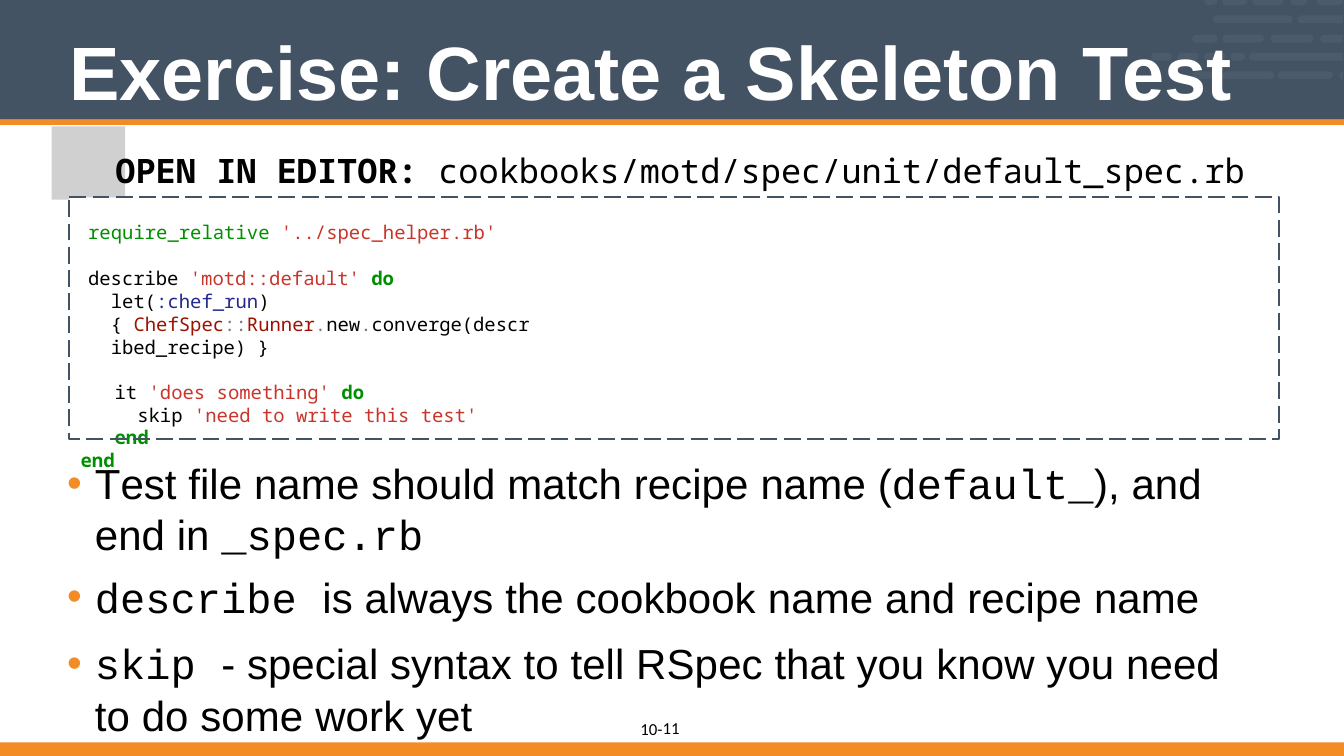
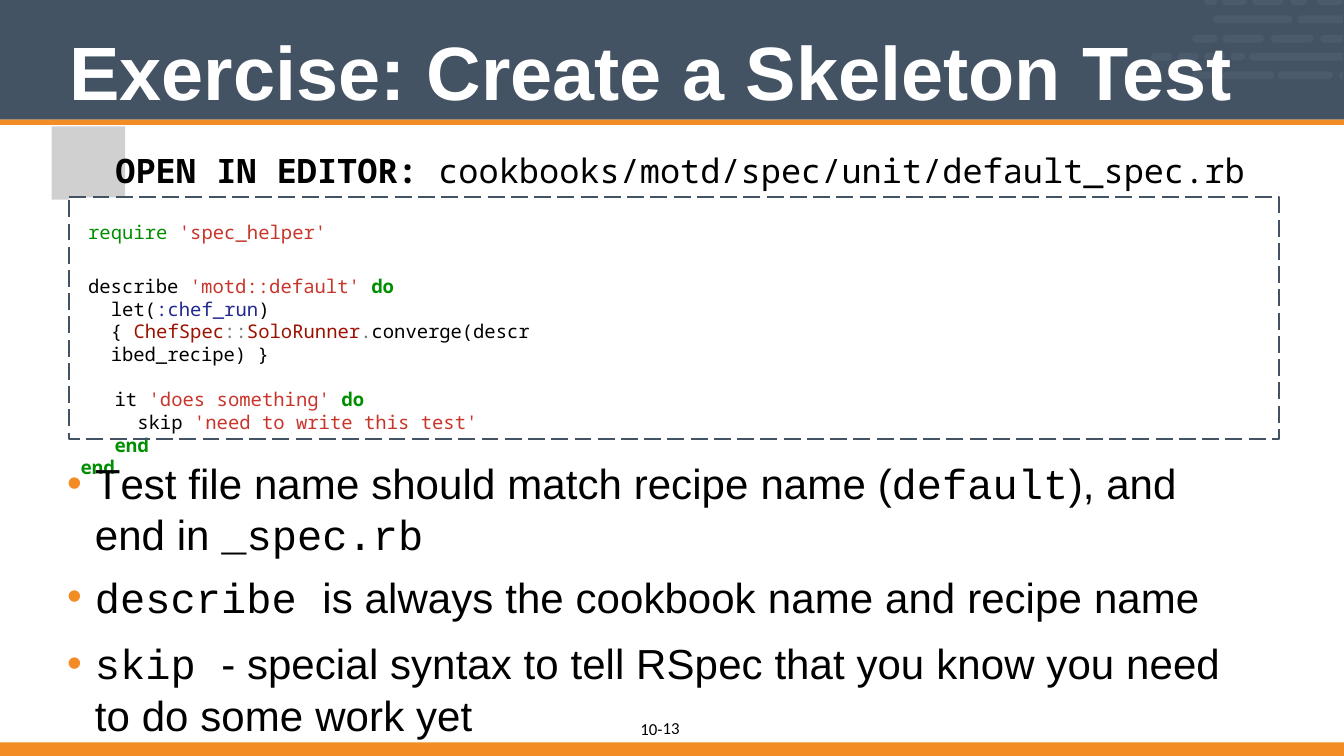
Before and after one commit to vinyar/chef-intermediate, a slide deck: slide 13 of 10-introduction_to_chefspec.pptx (slide 11 before the commit). Drawn at 1344x756 pixels with LibreOffice and Linux fonts; fonts in the diff are those of the drawing; grey boxes stand for pictures. Boxes give left, top, right and bottom in pixels: in the first picture for what was removed or moved away, otherwise in the second. Text is boxed around its words. In the diff, an @@ line names an element or a change of style, - is before the commit and + after.

Commit message:
Update Intro to ChefSpec (Module 10)
* Updated the fonts and formatting
* Updated the commands to remove the 'require_relative'
* Updated to use 'rspec --init' to generate the spec directory
* Added the command generate the spec/unit directory
* Changed coverge to now use ChefSpec::Coverage.start! instead of report! in an at_exit block
* Changed Runner to SoloRunner
* Incluced details about the two different mailx package per platform
* Called the platforms by their platform name instead of platform family

```diff
--- a/10-introduction_to_chefspec.pptx
+++ b/10-introduction_to_chefspec.pptx
@@ text in freeform shape at (88,224,530,366): text changed @@
-require_relative '../spec_helper.rb' describe 'motd::default' do
-let(:chef_run) { ChefSpec::Runner.new.converge(described_recipe) }
+require 'spec_helper'
+describe 'motd::default' do
+let(:chef_run) { ChefSpec::SoloRunner.converge(described_recipe) }
@@ text at (95,466,1176,559): text changed @@
-• Test file name should match recipe name (default_), and end in _spec.rb
+• Test file name should match recipe name (default), and end in _spec.rb
@@ page number at (663,723,680,734): text changed @@
-11
+13
```
Also in this commit, not shown: 17 other slides changed, 6 slides added, 1 slide removed.
